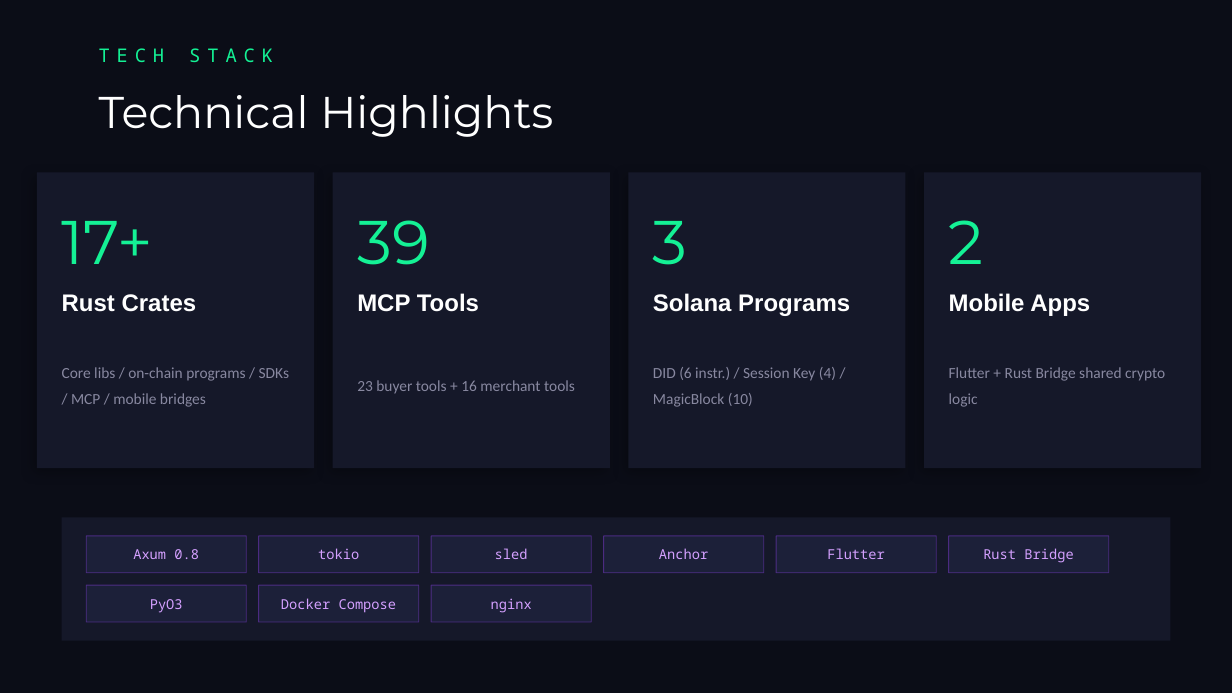
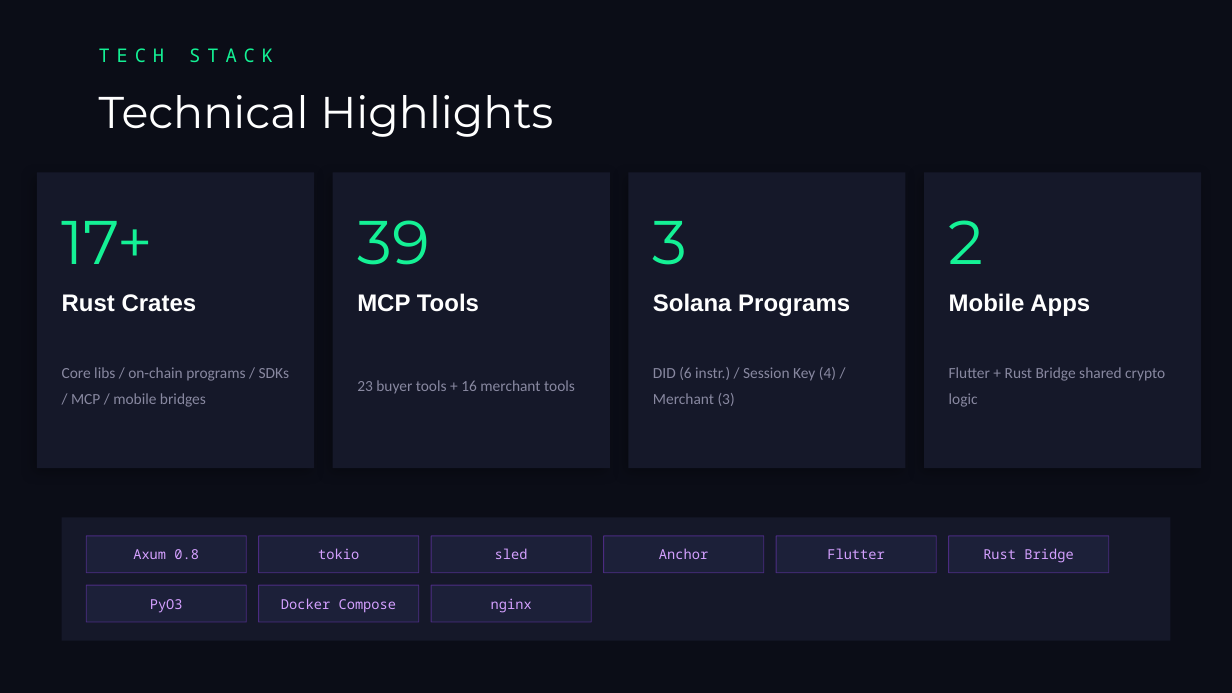
Before and after one commit to bamaao/ignite-pay, a slide deck: slide 11 of IgnitePay-Demo-EN.pptx. Drawn at 1232x693 pixels with LibreOffice and Linux fonts; fonts in the diff are those of the drawing. Boxes give left, top, right and bottom in pixels: in the first picture for what was removed or moved away, otherwise in the second. Text is boxed around its words. In the diff, an @@ line names an element or a change of style, - is before the commit and + after.

```diff
--- a/IgnitePay-Demo-EN.pptx
+++ b/IgnitePay-Demo-EN.pptx
@@ text at (653, 367, 836, 406): text changed @@
-DID (6 instr.) / Session Key (4) / MagicBlock (10)
+DID (6 instr.) / Session Key (4) / Merchant (3)
```
Also in this commit, not shown: 6 other slides changed, 1 slide added, 1 slide removed, 3 other files.
